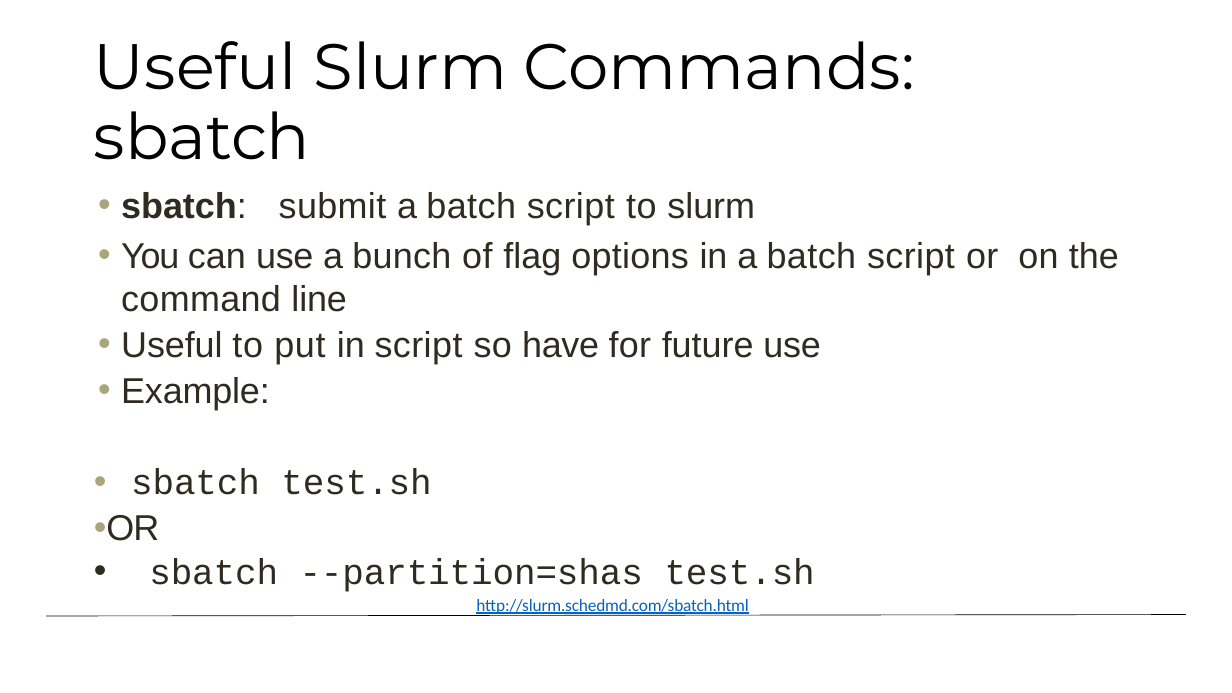
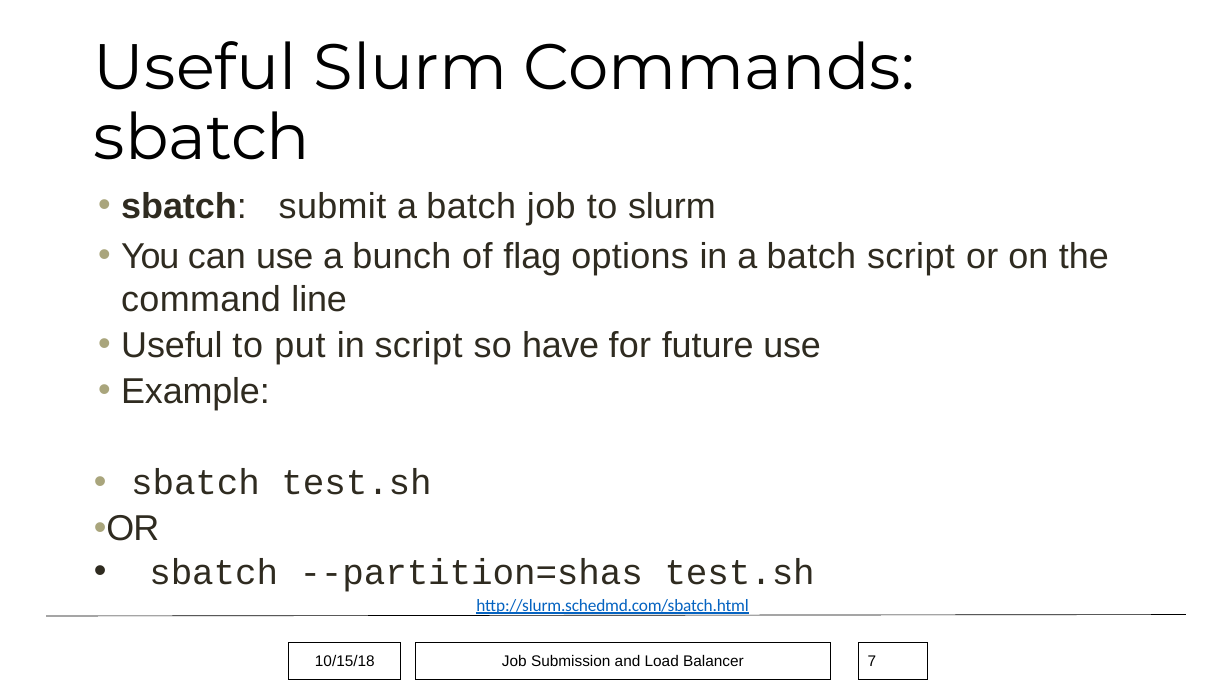
Before and after one commit to monaghaa/HPC_Short_Course_Fall_2018, a slide deck: slide 7 of Job_Submission/hpc_job_submission_Fall2018.pptx. Drawn at 1232x693 pixels with LibreOffice and Linux fonts; fonts in the diff are those of the drawing; background and template pictures are left out. Boxes give left, top, right and bottom in pixels: in the first picture for what was removed or moved away, otherwise in the second. Text is boxed around its words. In the diff, an @@ line names an element or a change of style, - is before the commit and + after.

```diff
--- a/Job_Submission/hpc_job_submission_Fall2018.pptx
+++ b/Job_Submission/hpc_job_submission_Fall2018.pptx
@@ text at [121, 192, 716, 225]: text changed @@
-• sbatch: submit a batch script to slurm
+• sbatch: submit a batch job to slurm
@@ rectangle added at [289, 642, 401, 679], outline #000000 0.75 pt, 12 pt, text #000000 @@
+10/15/18
@@ rectangle added at [415, 642, 831, 679], outline #000000 0.75 pt, 12 pt, text #000000 @@
+Job Submission and Load Balancer
@@ page number added at [859, 642, 928, 679], outline #000000 0.75 pt, 12 pt, text #000000 @@
+7
```
Also in this commit, not shown: 27 other slides changed, 1 slide removed, 3 other files.
